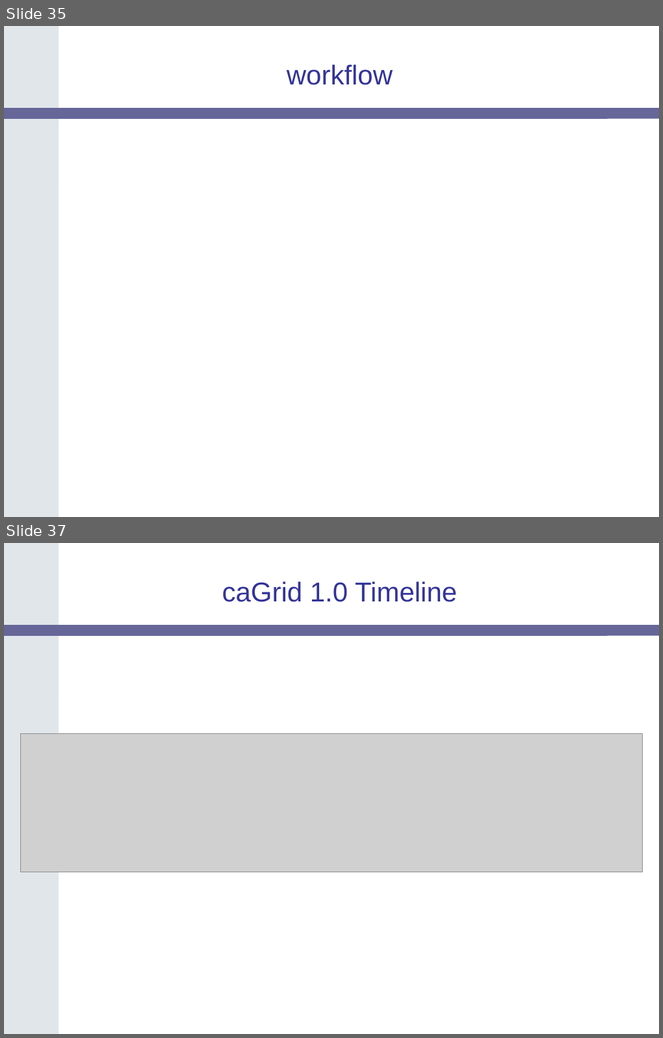
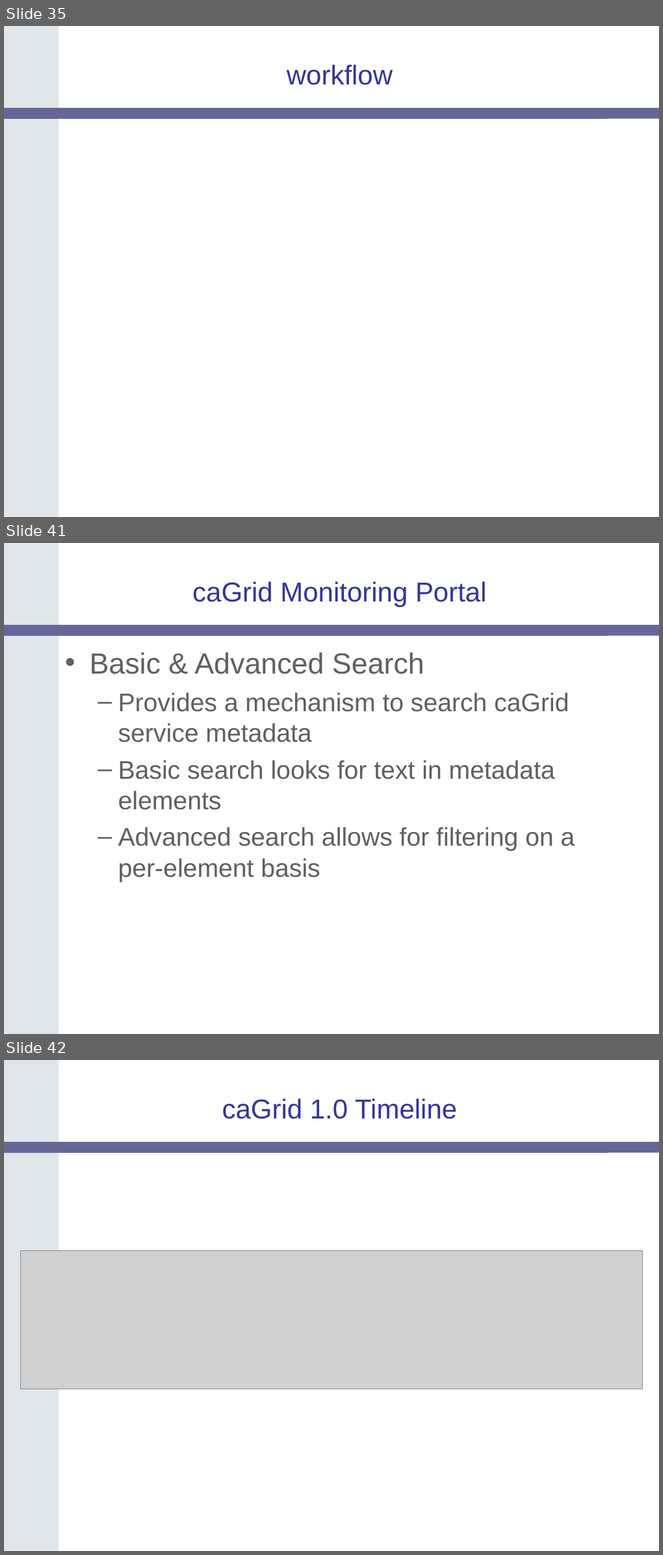
Before and after one commit to NCIP/cagrid-docs, a slide deck: presentations/200604_AnnualMeeting/caGrid-1.0-Architecture_caBIG-Annual-Meeting06.ppt. Shown one above the other, each under a label of ours: slides 35 and 37 before the commit, slides 35, 41 and 42 after it; the slides between them are not shown. The pictures are 663x1038 and 663x1555 pixels, drawn with LibreOffice and Linux fonts; fonts in the diff are those of the drawing; grey boxes stand for pictures; background and template pictures are left out. Boxes give left, top, right and bottom in pixels: in the first picture for what was removed or moved away, otherwise in the second. Text is boxed around its words. In the diff, an @@ line names an element or a change of style, - is before the commit and + after.

Commit message:
incorporated portal slides

```diff
--- a/presentations/200604_AnnualMeeting/caGrid-1.0-Architecture_caBIG-Annual-Meeting06.ppt
+++ b/presentations/200604_AnnualMeeting/caGrid-1.0-Architecture_caBIG-Annual-Meeting06.ppt
@@ slide 41 added at (x1=4, y1=543, x2=659, y2=1034), background #FFFFFF; not listed: 2 template elements that a slide beside it also shows @@
@@ title added at (x1=192, y1=581, x2=487, y2=607), 30 pt, text #333399 @@
+caGrid Monitoring Portal
@@ text added at (x1=90, y1=652, x2=575, y2=882), 28 pt, text #5F5F5F @@
+• Basic & Advanced Search
+  – Provides a mechanism to search caGrid service metadata
+  – Basic search looks for text in metadata elements
+  – Advanced search allows for filtering on a per-element basis
@@ what was slide 37 is now slide 42 @@
```
Also in this commit, not shown: 1 slide changed, 5 other slides added, 1 slide removed, 1 other file.
